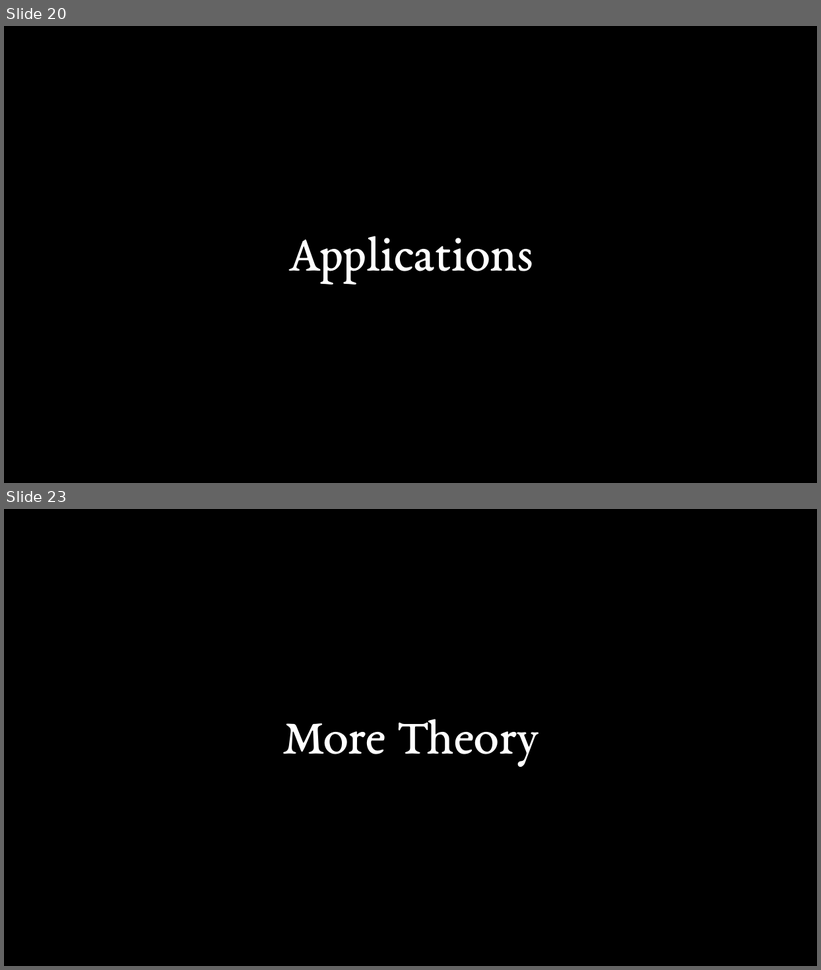
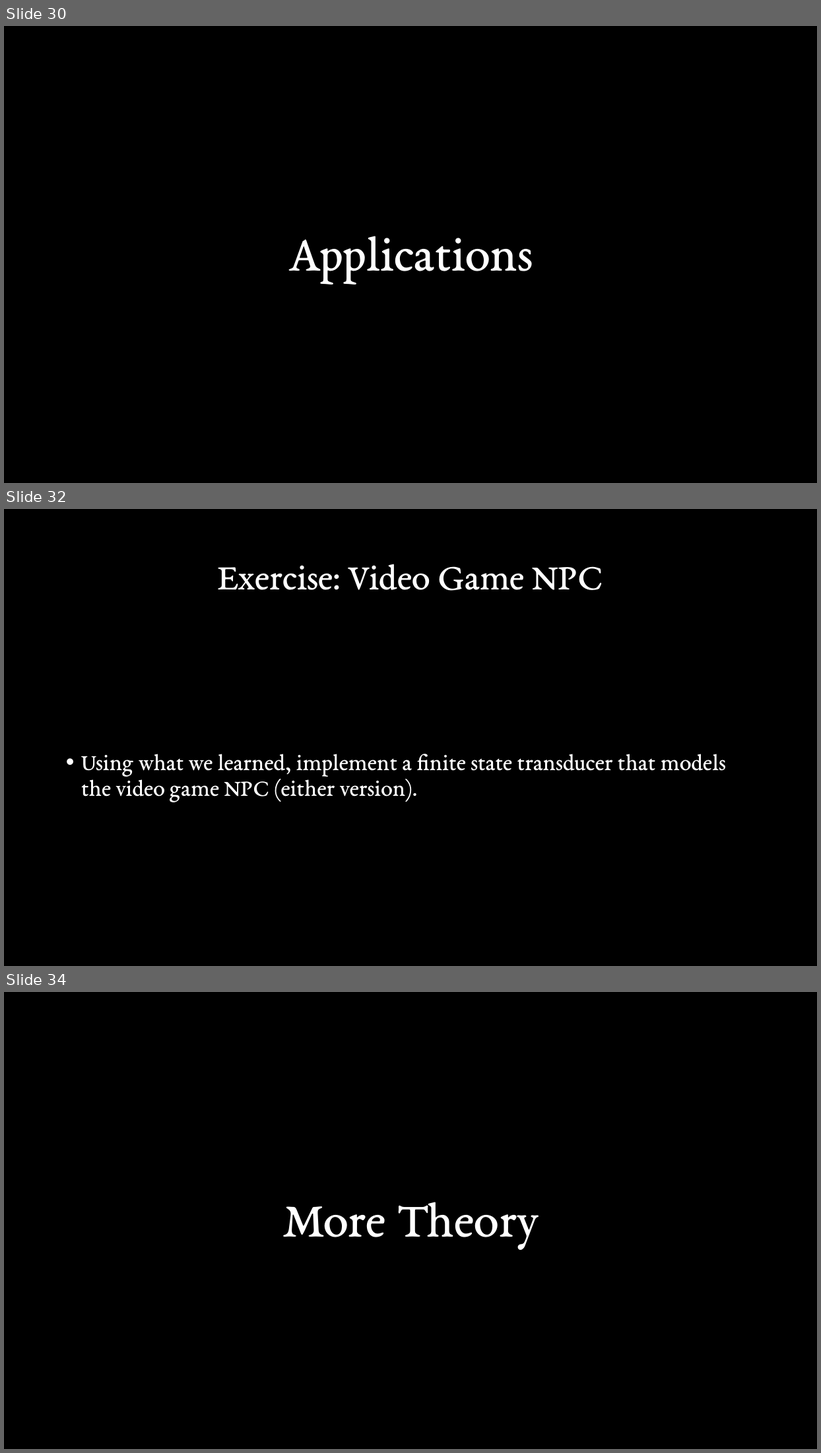
Before and after one commit to Stirling-USCC/state-machines-workshop, a slide deck: Presentation.pptx. Shown one above the other, each under a label of ours: slides 20 and 23 before the commit, slides 30, 32 and 34 after it; the slides between them are not shown. The pictures are 821x970 and 821x1453 pixels, drawn with LibreOffice and Linux fonts; fonts in the diff are those of the drawing. Boxes give left, top, right and bottom in pixels: in the first picture for what was removed or moved away, otherwise in the second. Text is boxed around its words. In the diff, an @@ line names an element or a change of style, - is before the commit and + after.

```diff
--- a/Presentation.pptx
+++ b/Presentation.pptx
@@ slide 32 added at [4, 509, 817, 966], background #000000 @@
@@ title added at [218, 564, 603, 591], 44 pt, text #FFFFFF @@
+Exercise: Video Game NPC
@@ text added at [81, 754, 726, 802], 28 pt, text #FFFFFF @@
+• Using what we learned, implement a finite state transducer that models the video game NPC (either version).
@@ what was slide 20 is now slide 30 @@
@@ what was slide 23 is now slide 34 @@
```
Also in this commit, not shown: 13 slides changed, 18 other slides added, 4 slides removed.
